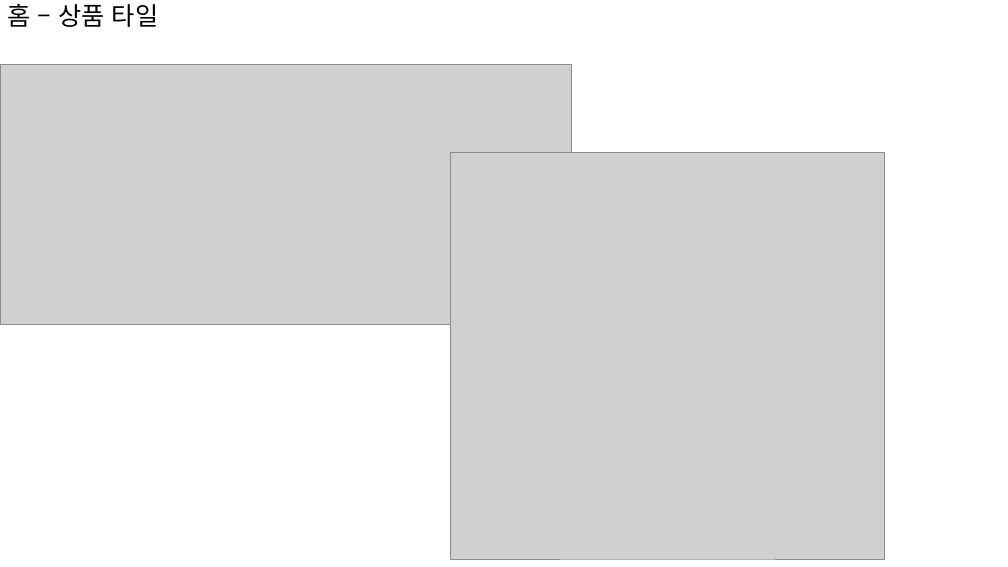
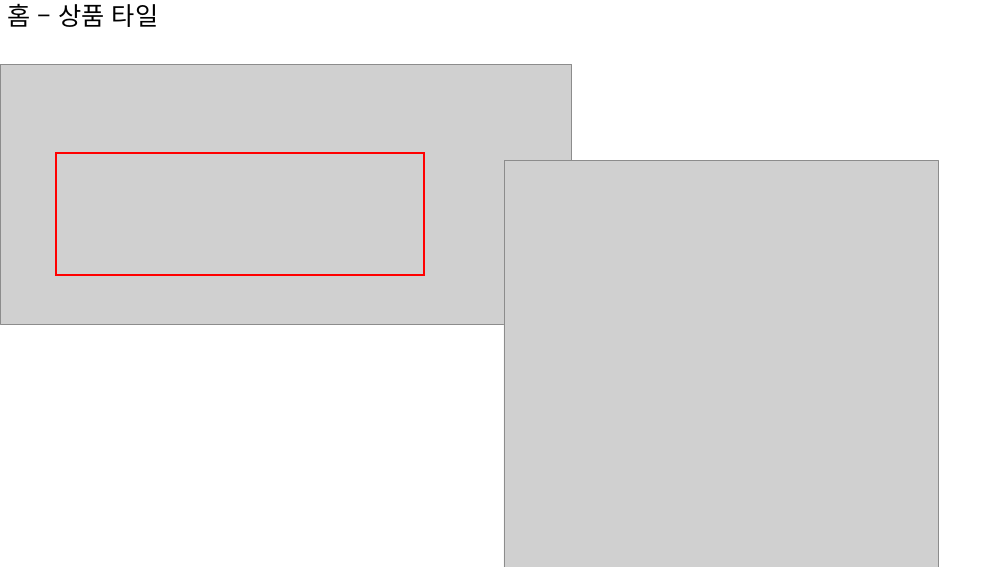
Before and after one commit to sonsungjong/react_shopping_cart, a slide deck: slide 10 of 쇼핑카트 자료.pptx (slide 8 before the commit). Drawn at 1008x567 pixels with LibreOffice and Linux fonts; fonts in the diff are those of the drawing; grey boxes stand for pictures. Boxes give left, top, right and bottom in pixels: in the first picture for what was removed or moved away, otherwise in the second. Text is boxed around its words. In the diff, an @@ line names an element or a change of style, - is before the commit and + after.

```diff
--- a/쇼핑카트 자료.pptx
+++ b/쇼핑카트 자료.pptx
@@ rectangle added at [56,153,425,275], outline #FF0000 2 pt @@
@@ picture: place and size @@
-picture at [451,153,885,559]
+picture at [504,161,938,567]
```
Also in this commit, not shown: 7 other slides changed, 3 slides added, 1 slide removed.
